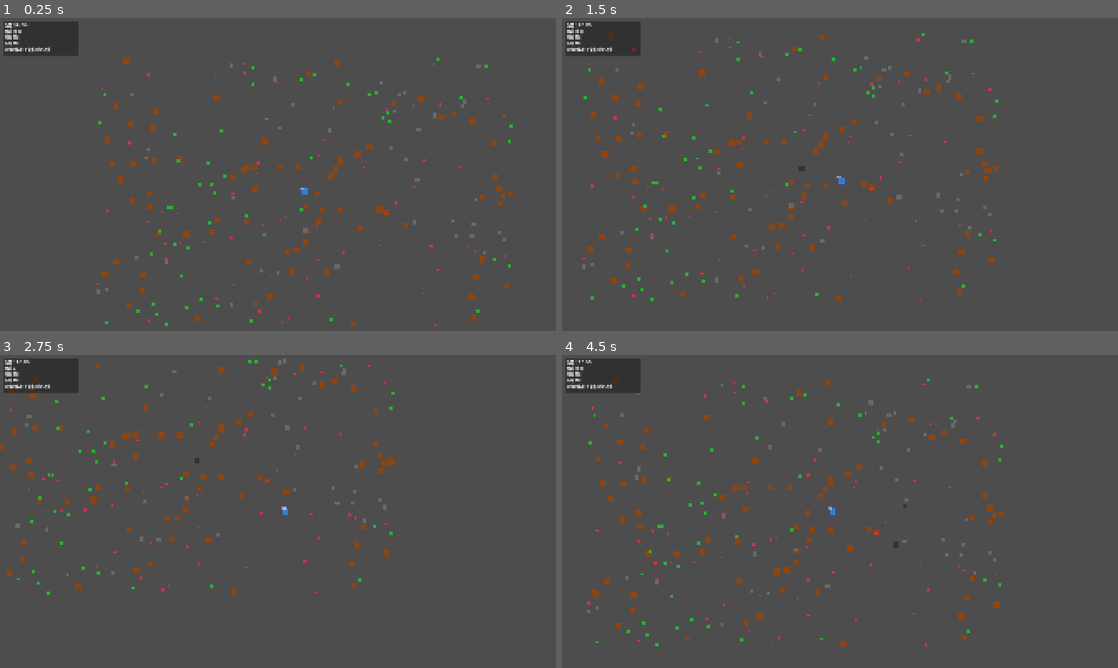
Above: before the commit, frames 1-4 (two rows, left to right).
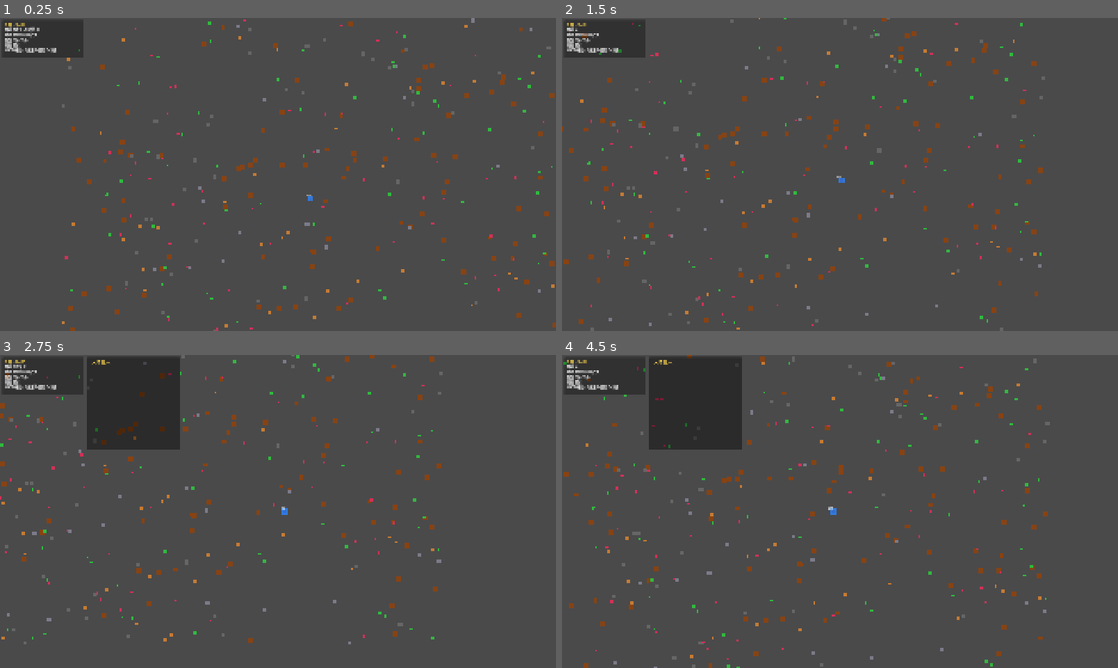
Above: after the commit, the same moments.

Repository: 2e3u/kingdom-echoes
Game: Godot game, scene res://scenes/offline.tscn
Same seed, same stepped clock (60 frames per second), same inputs: the game is played once before the commit and once after it. Before the commit the project starts from res://scenes/demo.tscn.
Inputs (mouse positions are in pixels of both pictures, inside the frame that each line leads up to):
- Up to frame 1 (0.25 s): no input
- Up to frame 2 (1.5 s): tap Enter (ui_accept) at 0.5, 0.77, 0.8, 1.07, 1.35 s; move the mouse to (962, 158) at 0.52 s; hold D (move_right) 0.53-1.28 s; hold E (interact) 0.53-1.28 s; move the mouse to (728, 190) at 1.27 s; hold S (move_down) from 1.28 s (still down)
- Up to frame 3 (2.75 s): tap Enter (ui_accept) at 1.52, 1.82, 2.3 s; tap E (interact) at 1.55 s; move the mouse to (333, 442) at 2.02 s; release S (move_down) at 2.03 s; press the mouse at (333, 442) at 2.03 s; hold D (move_right) from 2.03 s (still down)
- Up to frame 4 (4.5 s): move the mouse to (812, 574) at 2.77 s; release D (move_right) at 2.78 s; release the mouse at (812, 574) at 2.78 s; hold W (move_up) 2.78-3.53 s; tap E (interact) at 2.85 s; tap Enter (ui_accept) at 3.02, 3.32, 3.77, 3.8, 4.07, 4.35 s; move the mouse to (1006, 558) at 3.52 s; hold E (interact) 3.53-4.28 s; hold A (move_left) from 3.53 s (still down); tap Escape (ui_cancel) at 4.15 s; move the mouse to (673, 464) at 4.27 s

The runs differ from the first frame. In frame 1, 4.7% of the frame differs, in the area x 0-100%, y 0-100%; in frame 2, 4.7%; in frame 3, 8.7%; in frame 4, 9.6%, in the area x 0-88%, y 0-100%.

Commit message:
feat: 离线单机模式 + 完整昼夜循环
- 新建 OfflineGame：80x60 程序地形 + 6种资源（345个节点）
- 集成 ItemManager/CraftingManager 服务端子系统的本地实例
- WASD 移动、E 采集资源到背包、I 开关背包面板、C 自动制造
- TimeSystem 增强：昼夜循环（清晨/白天/黄昏/夜晚）+ 光照系数
- HUD 显示：位置/附近资源/游戏时间/背包/采集冷却

Diff:
--- a/project.godot
+++ b/project.godot
@@ -13,7 +13,7 @@
 config/name="KingdomEchoes"
 config/description="王国残响 — 奇幻中世纪等距2.5D沙盒RPG · 权威服务端 + 多平台客户端"
 config/version="0.1.0"
-run/main_scene="res://scenes/demo.tscn"
+run/main_scene="res://scenes/offline.tscn"
 config/features=PackedStringArray("4.6")
 config/icon="res://icon.svg"
 
--- /dev/null
+++ b/scenes/offline.tscn
@@ -0,0 +1,6 @@
+[gd_scene load_steps=2 format=3 uid="uid://offline000"]
+
+[ext_resource type="Script" path="res://scripts/game/offline_game.gd" id="1_main"]
+
+[node name="OfflineGame" type="Node2D"]
+script = ExtResource("1_main")
--- /dev/null
+++ b/scripts/game/offline_game.gd
@@ -0,0 +1,449 @@
+extends Node2D
+class_name OfflineGame
+
+## 离线单机模式 — 完整游戏循环（无需服务端）
+## 包含：地形、资源采集、背包、制造、昼夜循环
+
+const WORLD_TILES_X: int = 80
+const WORLD_TILES_Y: int = 60
+const TILE_SIZE: int = 32
+
+var player: CharacterBody2D = null
+var player_sprite: Sprite2D = null
+var camera: Camera2D = null
+var rng: RandomNumberGenerator = RandomNumberGenerator.new()
+
+# 资源节点
+var resource_sprites: Dictionary = {}
+var resource_data: Dictionary = {}
+
+# 游戏子系统
+var item_manager: ItemManager = null
+var crafting_manager: CraftingManager = null
+var time_system: TimeSystem = null
+
+# 输入状态
+var move_dir: Vector2 = Vector2.ZERO
+var harvest_cooldown: float = 0.0
+var inventory_open: bool = false
+
+# HUD 元素
+var hud: CanvasLayer = null
+var hud_bg: Panel = null
+var hud_labels: Array[Label] = []
+var inv_panel: Panel = null
+var inv_labels: Array[Label] = []
+
+# 昼夜灯光
+var light_rect: ColorRect = null
+var game_time_label: Label = null
+
+
+func _ready() -> void:
+	rng.seed = 42
+	_build_ground()
+	_spawn_resources()
+	_create_player()
+	_setup_camera()
+	_init_systems()
+	_create_hud()
+	print("[Offline] 离线模式已启动 — WASD 移动, E 采集, I 背包, C 制造")
+
+
+# ========== 地形 ==========
+
+func _build_ground() -> void:
+	var tm = TileMap.new()
+	tm.name = "Ground"
+	tm.tile_set = _make_tileset()
+	for x in range(-10, WORLD_TILES_X + 10):
+		for y in range(-10, WORLD_TILES_Y + 10):
+			var biome = int((sin(x * 0.12) * cos(y * 0.1) + 1.0) * 1.5)
+			tm.set_cell(0, Vector2i(x, y), biome, Vector2i(0, 0))
+	add_child(tm)
+
+
+func _make_tileset() -> TileSet:
+	var ts = TileSet.new()
+	var colors = [
+		Color(0.28, 0.58, 0.18), Color(0.22, 0.52, 0.16), Color(0.32, 0.48, 0.14),
+	]
+	for i in range(3):
+		var img = Image.create(TILE_SIZE, TILE_SIZE, false, Image.FORMAT_RGBA8)
+		img.fill(colors[i])
+		for _j in range(30):
+			var rx = rng.randi_range(0, TILE_SIZE - 1)
+			var ry = rng.randi_range(0, TILE_SIZE - 1)
+			img.set_pixel(rx, ry, colors[i].lightened(rng.randf_range(-0.06, 0.1)))
+		var src = TileSetAtlasSource.new()
+		src.texture = ImageTexture.create_from_image(img)
+		src.texture_region_size = Vector2i(TILE_SIZE, TILE_SIZE)
+		ts.add_source(src, i)
+	return ts
+
+
+# ========== 资源生成 ==========
+
+func _spawn_resources() -> void:
+	var defs = [
+		{"id": "tree", "item": "wood", "qty": 3, "color": Color.SADDLE_BROWN, "count": 100, "size": 22},
+		{"id": "copper_ore", "item": "copper_ore", "qty": 2, "color": Color(0.8, 0.5, 0.2), "count": 40, "size": 14},
+		{"id": "iron_ore", "item": "iron_ore", "qty": 2, "color": Color(0.5, 0.5, 0.55), "count": 25, "size": 16},
+		{"id": "stone_node", "item": "stone", "qty": 3, "color": Color.DIM_GRAY, "count": 50, "size": 16},
+		{"id": "herb_red", "item": "herb_red", "qty": 2, "color": Color(0.85, 0.2, 0.35), "count": 60, "size": 10},
+		{"id": "fiber_plant", "item": "fiber", "qty": 2, "color": Color(0.2, 0.75, 0.25), "count": 70, "size": 12},
+	]
+	var res_layer = Node2D.new()
+	res_layer.name = "Resources"
+	add_child(res_layer)
+
+	for d in defs:
+		for _i in range(d.count):
+			var pos = Vector2(
+				rng.randf_range(4, WORLD_TILES_X - 4) * TILE_SIZE,
+				rng.randf_range(4, WORLD_TILES_Y - 4) * TILE_SIZE,
+			)
+			var id = "%s_%d" % [d.id, resource_sprites.size()]
+			var sprite = Sprite2D.new()
+			sprite.position = pos
+			sprite.centered = true
+			var img = Image.create(d.size, d.size, false, Image.FORMAT_RGBA8)
+			img.fill(d.color)
+			sprite.texture = ImageTexture.create_from_image(img)
+			res_layer.add_child(sprite)
+			resource_sprites[id] = sprite
+			resource_data[id] = {"name": ItemDatabase.get_item_name(d.item), "item_id": d.item, "quantity": d.qty, "depleted": false}
+
+
+# ========== 玩家 ==========
+
+func _create_player() -> void:
+	player = CharacterBody2D.new()
+	player.name = "Player"
+	player.position = Vector2(WORLD_TILES_X / 2.0 * TILE_SIZE, WORLD_TILES_Y / 2.0 * TILE_SIZE)
+
+	var col = CollisionShape2D.new()
+	col.shape = CircleShape2D.new()
+	col.shape.radius = 14.0
+	player.add_child(col)
+
+	player_sprite = Sprite2D.new()
+	player_sprite.name = "Sprite"
+	player_sprite.centered = true
+	var img = Image.create(28, 28, false, Image.FORMAT_RGBA8)
+	img.fill(Color(0.2, 0.5, 0.9))
+	for x in range(8, 20):
+		for y in range(6, 22):
+			img.set_pixel(x, y, Color(0.2, 0.45, 0.85))
+	img.set_pixel(10, 10, Color.WHITE); img.set_pixel(17, 10, Color.WHITE)
+	img.set_pixel(10, 11, Color.WHITE); img.set_pixel(17, 11, Color.WHITE)
+	player_sprite.texture = ImageTexture.create_from_image(img)
+	player.add_child(player_sprite)
+
+	var name_label = Label.new()
+	name_label.text = "玩家"
+	name_label.position = Vector2(-20, -22)
+	name_label.add_theme_font_size_override("font_size", 10)
+	name_label.add_theme_color_override("font_color", Color.WHITE)
+	player.add_child(name_label)
+	add_child(player)
+
+
+func _setup_camera() -> void:
+	camera = Camera2D.new()
+	camera.name = "GameCamera"
+	camera.zoom = Vector2(0.75, 0.75)
+	camera.position_smoothing_enabled = true
+	camera.position_smoothing_speed = 8.0
+	add_child(camera)
+	camera.make_current()
+
+
+# ========== 子系统 ==========
+
+func _init_systems() -> void:
+	# 背包
+	item_manager = ItemManager.new()
+	item_manager.name = "ItemManager"
+	item_manager.initialize_player_inventory(1)
+	add_child(item_manager)
+
+	# 制造
+	crafting_manager = CraftingManager.new()
+	crafting_manager.name = "CraftingManager"
+	crafting_manager.item_manager = item_manager
+	add_child(crafting_manager)
+
+	# 昼夜循环
+	time_system = TimeSystem.new()
+	time_system.name = "TimeSystem"
+	add_child(time_system)
+
+
+# ========== HUD ==========
+
+func _create_hud() -> void:
+	hud = CanvasLayer.new()
+	hud.name = "HUD"
+	add_child(hud)
+
+	# 顶部信息栏
+	hud_bg = Panel.new()
+	hud_bg.position = Vector2(8, 8)
+	hud_bg.size = Vector2(280, 130)
+	hud_bg.modulate = Color(0, 0, 0, 0.55)
+	hud.add_child(hud_bg)
+
+	var texts = [
+		"[b]王国残响 — 离线模式[/b]",
+		"位置: --",
+		"附近: --",
+		"时间: --",
+		"背包: 0 种物品",
+		"WASD=移动  E=采集  I=背包  C=制造",
+	]
+	for i in range(6):
+		var lbl = Label.new()
+		lbl.position = Vector2(16, 14 + i * 18)
+		lbl.text = texts[i]
+		lbl.add_theme_font_size_override("font_size", 12 if i == 0 else 11)
+		lbl.add_theme_color_override("font_color", Color.WHITE if i > 0 else Color(1, 0.85, 0.3))
+		hud.add_child(lbl)
+		hud_labels.append(lbl)
+
+	# 背包面板（默认隐藏）
+	inv_panel = Panel.new()
+	inv_panel.position = Vector2(300, 8)
+	inv_panel.size = Vector2(320, 320)
+	inv_panel.modulate = Color(0, 0, 0, 0.7)
+	inv_panel.visible = false
+	hud.add_child(inv_panel)
+
+	var inv_title = Label.new()
+	inv_title.text = "[b]背包[/b]"
+	inv_title.position = Vector2(316, 14)
+	inv_title.add_theme_font_size_override("font_size", 14)
+	inv_title.add_theme_color_override("font_color", Color(1, 0.85, 0.3))
+	inv_title.visible = false
+	hud.add_child(inv_title)
+	inv_labels.append(inv_title)
+
+	for i in range(15):
+		var lbl = Label.new()
+		lbl.position = Vector2(316, 36 + i * 18)
+		lbl.text = ""
+		lbl.add_theme_font_size_override("font_size", 10)
+		lbl.add_theme_color_override("font_color", Color.WHITE)
+		lbl.visible = false
+		hud.add_child(lbl)
+		inv_labels.append(lbl)
+
+	# 昼夜光效叠加层
+	light_rect = ColorRect.new()
+	light_rect.size = Vector2(4000, 3000)
+	light_rect.position = Vector2(-1000, -1000)
+	light_rect.mouse_filter = Control.MOUSE_FILTER_IGNORE
+	hud.add_child(light_rect)
+
+
+# ========== 帧循环 ==========
+
+var move_speed: float = 300.0
+
+func _process(delta: float) -> void:
+	if not player:
+		return
+
+	# 移动
+	var dir = Vector2.ZERO
+	if Input.is_action_pressed("move_up"): dir.y -= 1
+	if Input.is_action_pressed("move_down"): dir.y += 1
+	if Input.is_action_pressed("move_left"): dir.x -= 1
+	if Input.is_action_pressed("move_right"): dir.x += 1
+	if dir.length() > 0:
+		dir = dir.normalized()
+	player.position += dir * move_speed * delta
+	player.position.x = clamp(player.position.x, 64, (WORLD_TILES_X - 2) * TILE_SIZE)
+	player.position.y = clamp(player.position.y, 64, (WORLD_TILES_Y - 2) * TILE_SIZE)
+
+	if camera:
+		camera.position = player.position
+
+	if harvest_cooldown > 0:
+		harvest_cooldown -= delta
+
+	# 交互
+	if Input.is_action_just_pressed("interact") and harvest_cooldown <= 0:
+		_try_harvest()
+
+	if Input.is_action_just_pressed("ui_accept"):
+		inventory_open = !inventory_open
+		inv_panel.visible = inventory_open
+		for lbl in inv_labels:
+			lbl.visible = inventory_open
+
+	# 昼夜循环
+	if time_system:
+		time_system._process(delta)
+
+	_update_hud()
+
+
+# ========== 采集 ==========
+
+func _try_harvest() -> void:
+	var nearest_id = ""
+	var nearest_dist = 55.0
+	for rid in resource_sprites:
+		if resource_data.get(rid, {}).get("depleted", false):
+			continue
+		var dist = player.position.distance_to(resource_sprites[rid].position)
+		if dist < nearest_dist:
+			nearest_dist = dist
+			nearest_id = rid
+
+	if nearest_id.is_empty():
+		return
+
+	harvest_cooldown = 0.5
+	var res = resource_data[nearest_id]
+	res["depleted"] = true
+	var sprite: Sprite2D = resource_sprites[nearest_id]
+	sprite.modulate = Color(0.3, 0.3, 0.3, 0.5)
+
+	var item_id = res.get("item_id", "")
+	var qty = res.get("quantity", 1)
+	item_manager.add_item(1, item_id, qty)
+	_spawn_floating_text(sprite.position, "+%d %s" % [qty, res.get("name", item_id)])
+
+	get_tree().create_timer(4.0).timeout.connect(func():
+		if is_instance_valid(sprite):
+			sprite.modulate = Color.WHITE
+			res["depleted"] = false
+	)
+
+
+# ========== 制造 ==========
+
+func _input(event: InputEvent) -> void:
+	if event.is_action_pressed("ui_cancel"):
+		inventory_open = false
+		inv_panel.visible = false
+		for lbl in inv_labels:
+			lbl.visible = false
+
+	if event.is_action_pressed("ui_text_completion_replace") and not event.is_echo():
+		_try_craft()
+
+
+func _try_craft() -> void:
+	# 尝试制造第一个可制造的物品
+	var inv = item_manager.get_inventory(1)
+	if not inv:
+		return
+	var recipes = RecipeDatabase.get_recipes_for_station(SharedEnums.CraftStation.HAND)
+	for recipe in recipes:
+		var mats = recipe.get("materials", {})
+		var can = true
+		for mat_id in mats:
+			if not item_manager.has_items(1, mat_id, mats[mat_id]):
+				can = false
+				break
+		if can and item_manager.can_add_item(1, recipe.get("output_item_id", ""), recipe.get("output_quantity", 1)):
+			var result = crafting_manager.try_craft(1, recipe.get("recipe_id", ""), SharedEnums.CraftStation.HAND)
+			if result.get("success", false):
+				_spawn_floating_text(player.position + Vector2(0, -20), "制造: %s" % ItemDatabase.get_item_name(recipe.get("output_item_id", "")))
+				return
+
+
+# ========== 浮字 ==========
+
+func _spawn_floating_text(pos: Vector2, text: String) -> void:
+	var lbl = Label.new()
+	lbl.text = text
+	lbl.position = pos + Vector2(-30, -10)
+	lbl.add_theme_font_size_override("font_size", 12)
+	lbl.add_theme_color_override("font_color", Color(1, 0.85, 0.3))
+	add_child(lbl)
+	var tween = create_tween()
+	tween.set_parallel(true)
+	tween.tween_property(lbl, "position:y", lbl.position.y - 30, 0.8)
+	tween.tween_property(lbl, "modulate:a", 0.0, 0.8)
+	tween.tween_callback(lbl.queue_free)
+
+
+# ========== HUD 更新 ==========
+
+func _update_hud() -> void:
+	if hud_labels.size() < 6:
+		return
+
+	# 位置
+	hud_labels[0].text = "位置: (%d, %d)" % [int(player.position.x / TILE_SIZE), int(player.position.y / TILE_SIZE)]
+
+	# 附近资源
+	var nearby = {}
+	for rid in resource_sprites:
+		if resource_data.get(rid, {}).get("depleted", false):
+			continue
+		var dist = player.position.distance_to(resource_sprites[rid].position)
+		if dist < 80:
+			var name = resource_data[rid].get("name", "?")
+			nearby[name] = nearby.get(name, 0) + 1
+	var nearby_text = "无"
+	if not nearby.is_empty():
+		var parts: Array[String] = []
+		for n in nearby:
+			parts.append("%s x%d" % [n, nearby[n]])
+		nearby_text = ", ".join(parts)
+	hud_labels[1].text = "附近: %s" % nearby_text
+
+	# 时间
+	if time_system:
+		var h = int(time_system.get_game_hour()) % 24
+		var phase_names = {0: "清晨", 1: "白天", 2: "黄昏", 3: "夜晚"}
+		var phase = phase_names.get(time_system.current_phase, "?")
+		hud_labels[2].text = "时间: 第%d天 %02d:00 %s" % [time_system.day_number, h, phase]
+
+		# 昼夜光效
+		if light_rect:
+			var light = time_system.get_light_multiplier()
+			light_rect.color = Color(0, 0, 0.1, (1.0 - light) * 0.5)
+
+	# 背包
+	var inv = item_manager.get_inventory(1)
+	var item_count = 0
+	var total_qty = 0
+	if inv:
+		for slot in inv.slots:
+			if not slot.is_empty():
+				item_count += 1
+				total_qty += slot.get("quantity", 0)
+	hud_labels[3].text = "背包: %d 种 / %d 件" % [item_count, total_qty]
+
+	# 采集冷却
+	hud_labels[4].text = "采集: %s" % ("就绪" if harvest_cooldown <= 0 else "冷却中...")
+
+	# 更新背包面板
+	if inventory_open and inv:
+		_update_inventory_panel(inv)
+
+
+func _update_inventory_panel(inv) -> void:
+	var idx = 1
+	var max_show = 14
+	for i in range(inv.slots.size()):
+		var slot = inv.slots[i]
+		if slot.is_empty():
+			continue
+		if idx <= max_show and idx < inv_labels.size():
+			var item_def = ItemDatabase.get_item(slot.get("item_id", ""))
+			var name = item_def.get("name", slot.get("item_id", ""))
+			var qty = slot.get("quantity", 0)
+			var dur = slot.get("durability", 0)
+			var broken = " [损坏]" if slot.get("broken", false) else ""
+			var dur_text = " (耐久:%d)" % dur if dur > 0 else ""
+			inv_labels[idx].text = "  %s x%d%s%s" % [name, qty, dur_text, broken]
+		idx += 1
+	for i in range(idx, min(max_show + 1, inv_labels.size())):
+		inv_labels[i].text = ""
--- a/scripts/server/time_system.gd
+++ b/scripts/server/time_system.gd
@@ -1,43 +1,74 @@
 extends Node
 class_name TimeSystem
 
-## 时间系统 — 管理服务端时间、tick 计数、时间同步
-## 客户端通过 RPC 获取服务端时间来同步本地时间
+## 时间系统 — 服务端时间 + 昼夜循环 + tick 同步
 
+# 基础时间
 var server_start_time: float = 0.0
 var current_time: float = 0.0
 var tick: int = 0
 
+# 昼夜循环
+const DAY_LENGTH_SECONDS: float = 600.0  # 游戏一天 = 真实 10 分钟
+var game_time_seconds: float = 8.0 * 3600.0  # 从早上 8 点开始
+var day_number: int = 1
+var current_phase: int = 0  # 0=Dawn 1=Day 2=Dusk 3=Night
+var time_speed_multiplier: float = 60.0  # 1真实秒 = 60游戏秒
+
+signal phase_changed(new_phase: int)
+signal day_passed(day: int)
+
 func _ready() -> void:
 	server_start_time = Time.get_ticks_msec() / 1000.0
-	print("[TimeSystem] 服务端时间系统已初始化, 启动时间: %f" % server_start_time)
+	print("[TimeSystem] 时间系统已初始化")
+
+func _process(delta: float) -> void:
+	game_time_seconds += delta * time_speed_multiplier
+	if game_time_seconds >= 86400.0:  # 24小时
+		game_time_seconds -= 86400.0
+		day_number += 1
+		day_passed.emit(day_number)
+	var new_phase = _calc_phase()
+	if new_phase != current_phase:
+		current_phase = new_phase
+		phase_changed.emit(current_phase)
+
+func _calc_phase() -> int:
+	var h = get_game_hour()
+	if h >= 4 and h < 7: return 0   # Dawn
+	if h >= 7 and h < 17: return 1  # Day
+	if h >= 17 and h < 20: return 2 # Dusk
+	return 3                          # Night
+
+func get_game_hour() -> float:
+	return game_time_seconds / 3600.0
+
+func get_light_multiplier() -> float:
+	var h = get_game_hour()
+	if h >= 5 and h < 7: return lerpf(0.3, 0.9, (h - 5.0) / 2.0)
+	if h >= 7 and h < 16: return 0.9 + sin((h - 7.0) / 9.0 * PI) * 0.1
+	if h >= 16 and h < 17: return 1.0
+	if h >= 17 and h < 19: return lerpf(1.0, 0.2, (h - 17.0) / 2.0)
+	if h >= 19 and h < 20: return 0.2
+	if h >= 20 or h < 4: return lerpf(0.05, 0.2, (h if h < 4 else h - 20.0) / 4.0)
+	if h >= 4 and h < 5: return lerpf(0.2, 0.3, (h - 4.0))
+	return 0.5
 
 func get_server_time_seconds() -> float:
-	# TODO: 返回精确的服务端运行时间（秒）
 	current_time = Time.get_ticks_msec() / 1000.0 - server_start_time
 	return current_time
 
 func get_server_time_ms() -> int:
-	# TODO: 返回精确的服务端运行时间（毫秒）
 	return Time.get_ticks_msec() - int(server_start_time * 1000.0)
 
 func get_tick() -> int:
-	# TODO: 返回当前 tick 数
 	return tick
 
 func advance_tick() -> void:
-	# TODO: 推进 tick
 	tick += 1
 
 func get_time_sync_data() -> Dictionary:
-	# TODO: 返回用于客户端时间同步的数据
-	return {
-		"server_time": get_server_time_seconds(),
-		"tick": tick,
-	}
+	return {"server_time": get_server_time_seconds(), "tick": tick}
 
-func client_adjust_latency(server_time: float, client_send_time: float) -> float:
-	# TODO: 客户端调用，根据往返延迟估算偏移
-	# RTT = (当前时间 - client_send_time)
-	# offset = server_time - (client_send_time + RTT/2)
+func client_adjust_latency(server_time: float, _client_send_time: float) -> float:
 	return server_time
Not shown, added: scripts/game/offline_game.gd.uid
